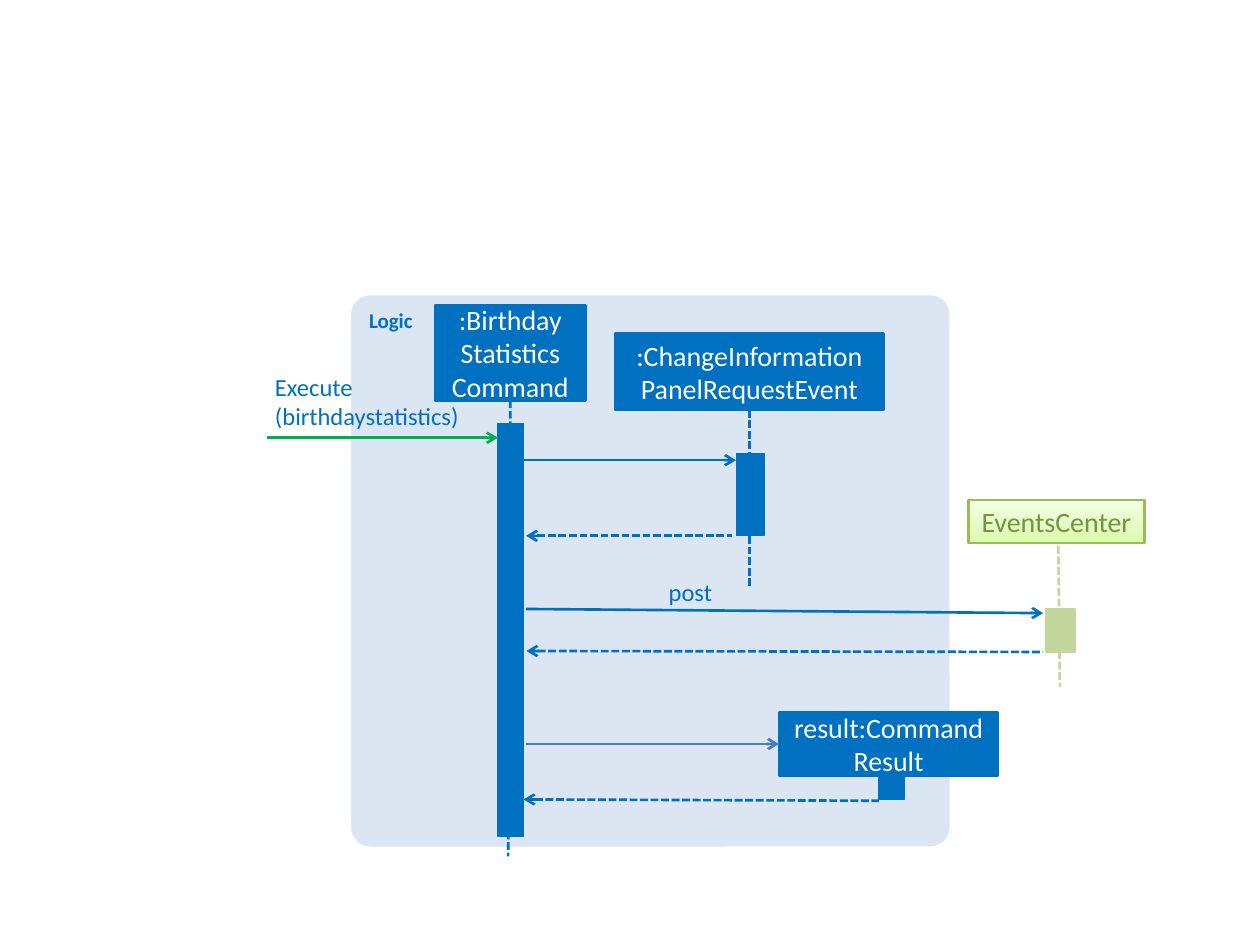
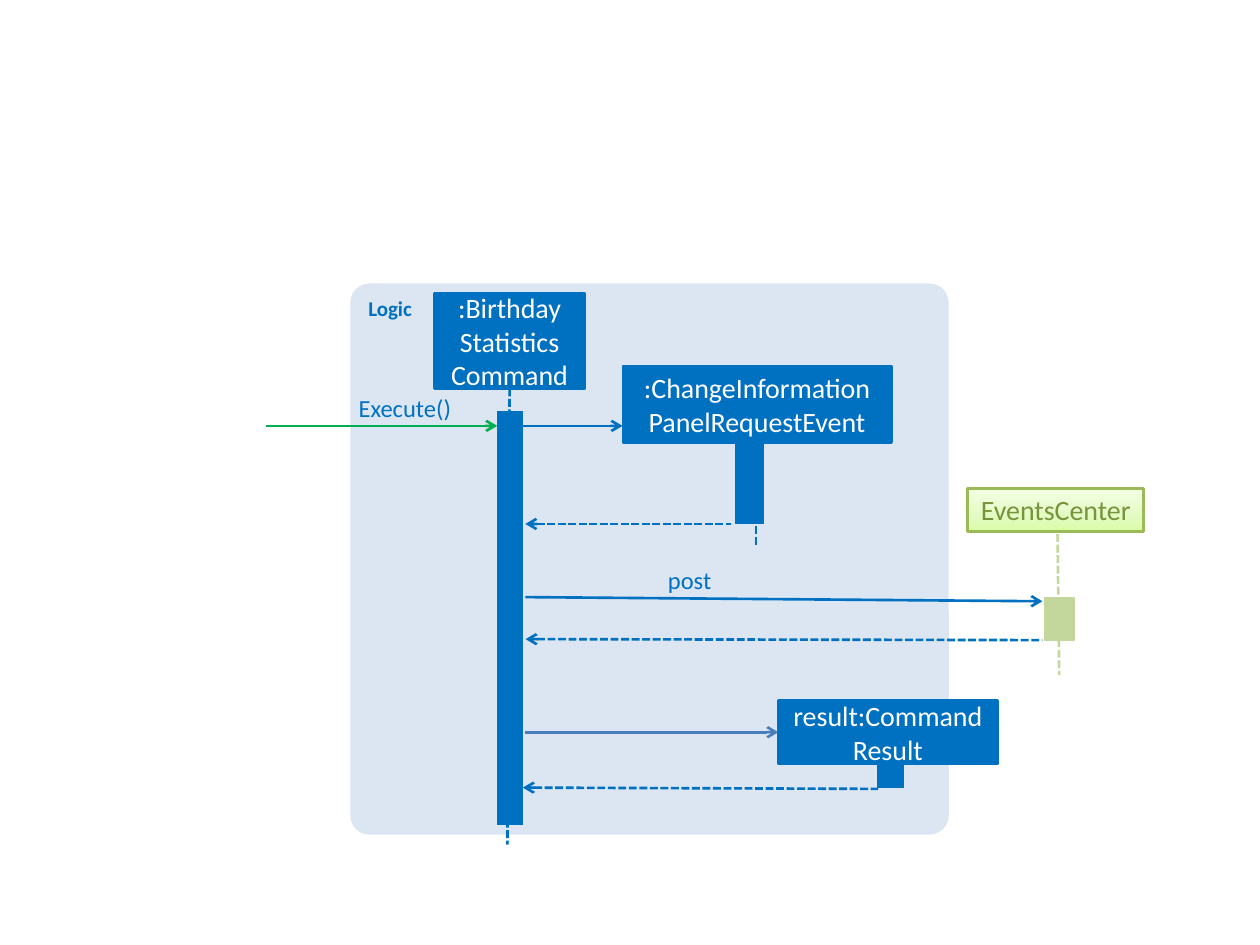
Before and after one commit to pwenzhe/addressbook-level4, a slide deck: slide 8 of docs/diagrams/LogicComponentSequenceDiagram.pptx. Drawn at 1260x945 pixels with LibreOffice and Linux fonts; fonts in the diff are those of the drawing. Boxes give left, top, right and bottom in pixels: in the first picture for what was removed or moved away, otherwise in the second. Text is boxed around its words. In the diff, an @@ line names an element or a change of style, - is before the commit and + after.

```diff
--- a/docs/diagrams/LogicComponentSequenceDiagram.pptx
+++ b/docs/diagrams/LogicComponentSequenceDiagram.pptx
@@ rectangle ":ChangeInformation": place and size @@
-rectangle ":ChangeInformation" at (615,334,883,411)
+rectangle ":ChangeInformation" at (622,365,891,442)
@@ text at (359,399,451,420): text changed @@
-Execute
-(birthdaystatistics)
+Execute()
@@ arrow moved from (522, 460) - (736, 460) to (523, 426) - (622, 426) @@
@@ line moved from (750, 410) - (750, 588) to (756, 442) - (756, 546) @@
@@ 1 text, 1 line, 1 arrow: place and size @@
-1 text, 1 line, 1 arrow at (508,401,779,857)
+1 text, 1 line, 1 arrow at (508,388,779,844)
@@ 7 rectangles, 5 arrows, 1 rounded rectangle, 1 line: place and size @@
-7 rectangles, 5 arrows, 1 rounded rectangle, 1 line at (267,295,1145,845)
+7 rectangles, 5 arrows, 1 rounded rectangle, 1 line at (266,284,1144,834)
```
Also in this commit, not shown: 1 slide added, 9 other files.
